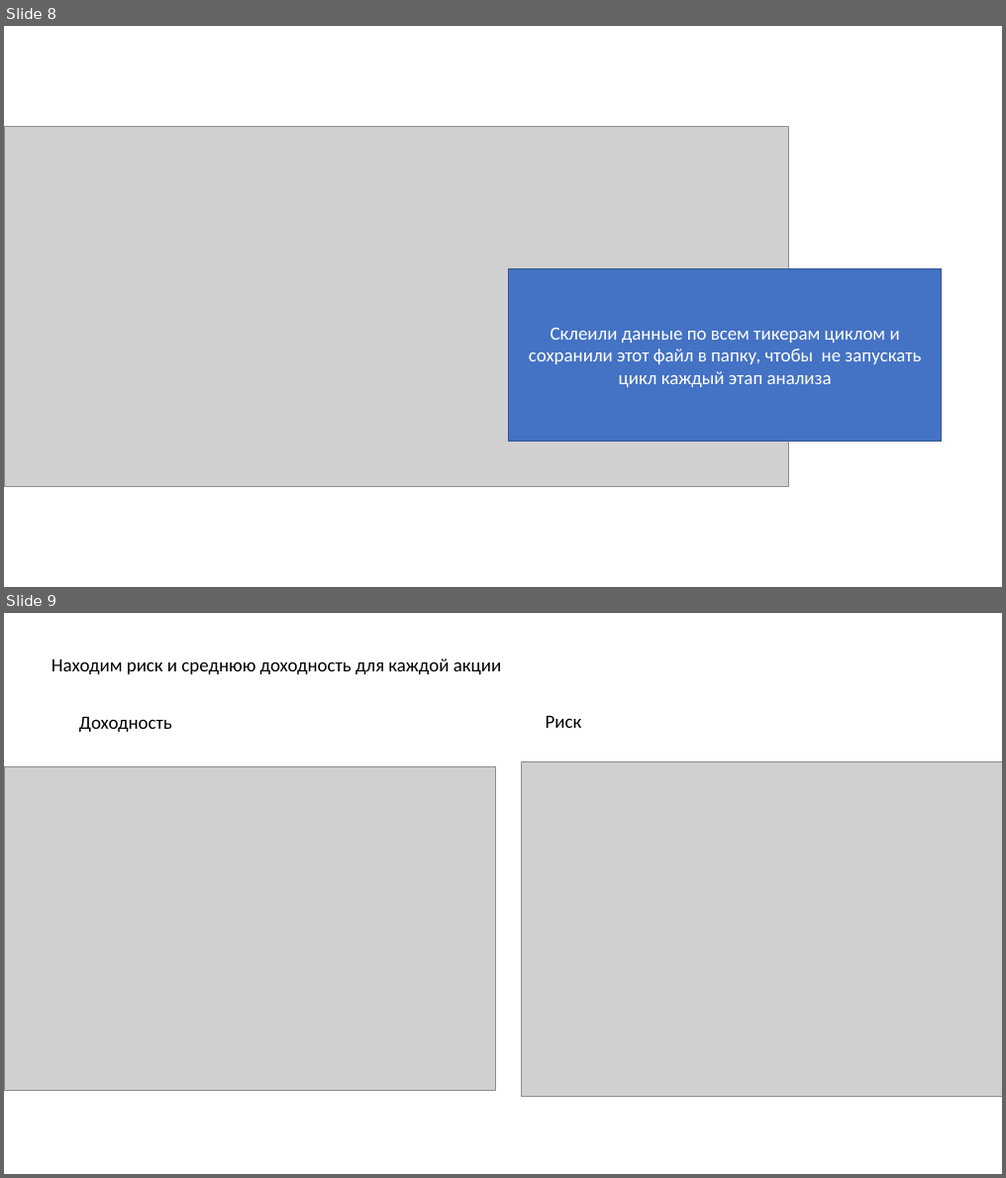
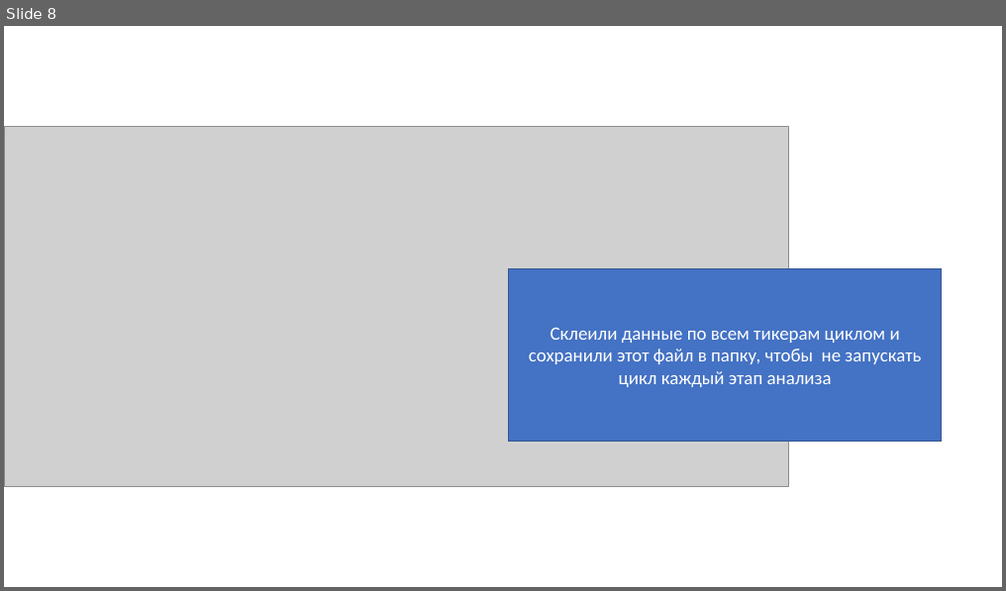
Before and after one commit to zarzir2022/sharp-research, a slide deck: PortfolioOptimum/Портфельный анализ.pptx. Shown one above the other, each under a label of ours: slides 8 and 9 before the commit, slide 8 after it. The pictures are 1006x1178 and 1006x591 pixels, drawn with LibreOffice and Linux fonts; fonts in the diff are those of the drawing; grey boxes stand for pictures. Boxes give left, top, right and bottom in pixels: in the first picture for what was removed or moved away, otherwise in the second. Text is boxed around its words. In the diff, an @@ line names an element or a change of style, - is before the commit and + after.

```diff
--- a/PortfolioOptimum/Портфельный анализ.pptx
+++ b/PortfolioOptimum/Портфельный анализ.pptx
@@ slide 9 removed at (4, 613, 1002, 1174), background #FFFFFF @@
@@ text removed at (52, 659, 501, 674) @@
-Находим риск и среднюю доходность для каждой акции
@@ text removed at (79, 717, 172, 732) @@
-Доходность
@@ text removed at (546, 716, 582, 728) @@
-Риск
@@ picture removed at (4, 767, 496, 1090) @@
@@ picture removed at (522, 761, 1002, 1096) @@
```
Also in this commit, not shown: 1 slide changed, 8 slides added, 2 other files.
